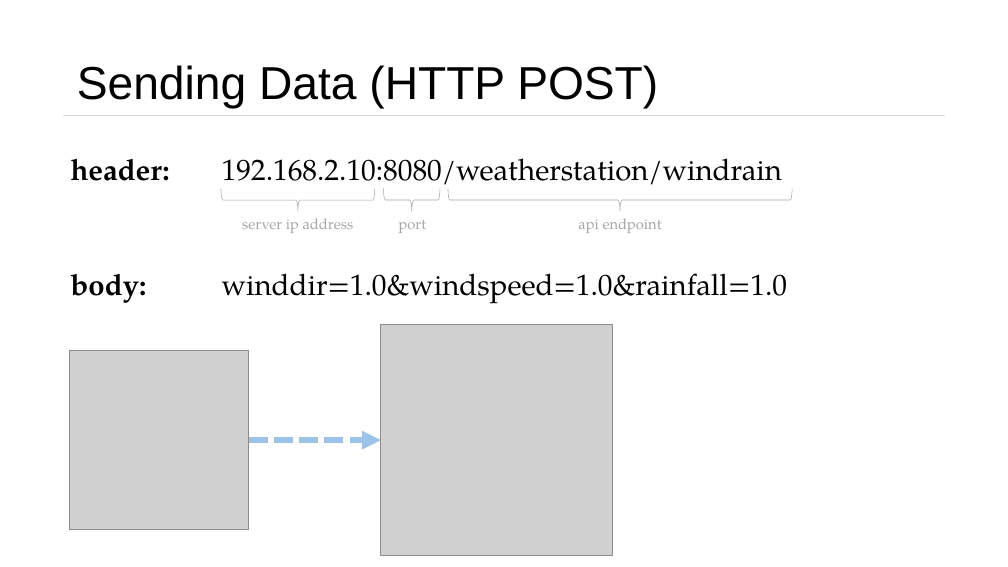
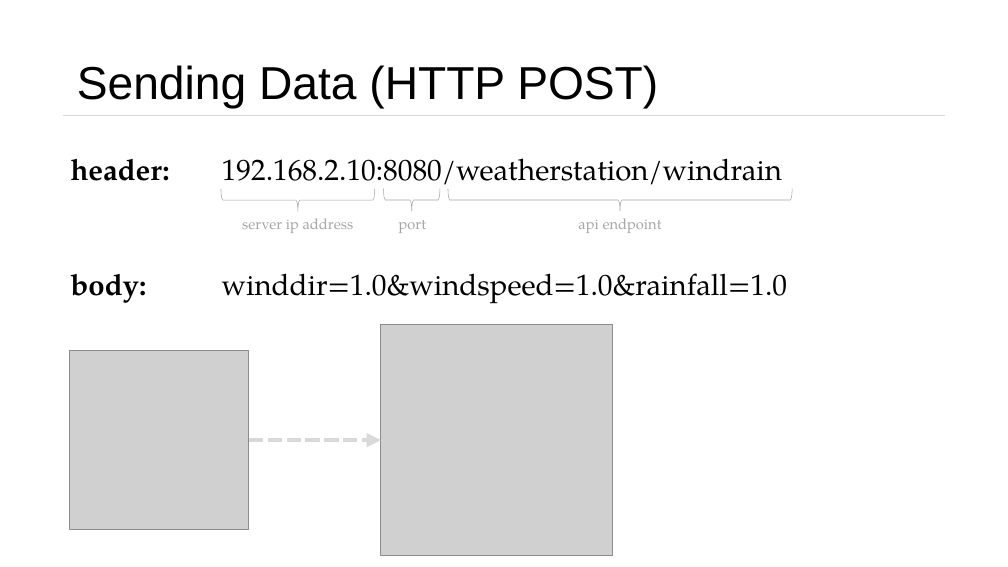
Before and after one commit to Vladnet47/Weather-Station, a slide deck: slide 7 of Presentation.pptx. Drawn at 1008x567 pixels with LibreOffice and Linux fonts; fonts in the diff are those of the drawing; grey boxes stand for pictures. Boxes give left, top, right and bottom in pixels: in the first picture for what was removed or moved away, otherwise in the second. Text is boxed around its words. In the diff, an @@ line names an element or a change of style, - is before the commit and + after.

```diff
--- a/Presentation.pptx
+++ b/Presentation.pptx
@@ arrow (249, 440) - (381, 440): stroke #9DC3E6 6 pt dashed to #D9D9D9 4.5 pt dashed @@
```
Also in this commit, not shown: 5 other slides changed, 2 slides added, 2 other files.
